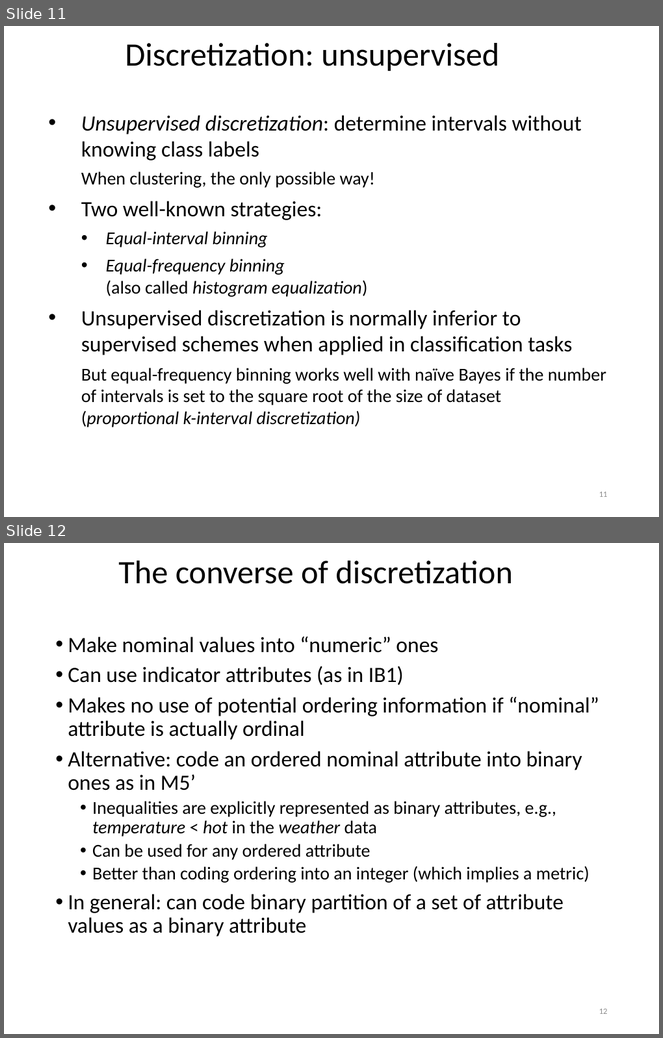
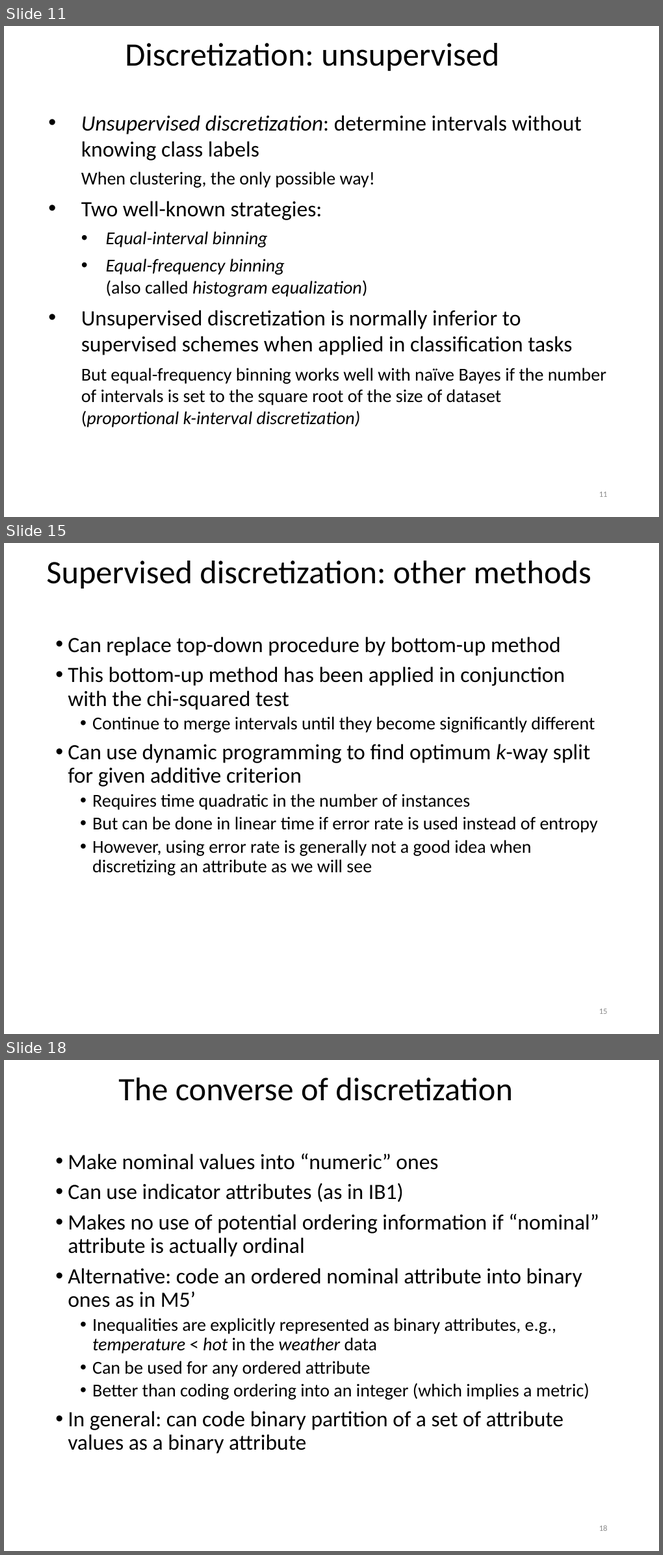
Before and after one commit to khaledmrasheed/khaledmrasheed.github.io, a slide deck: DMcourse/Chapter8.pptx. Shown one above the other, each under a label of ours: slides 11 and 12 before the commit, slides 11, 15 and 18 after it; the slides between them are not shown. The pictures are 663x1038 and 663x1555 pixels, drawn with LibreOffice and Linux fonts; fonts in the diff are those of the drawing. Boxes give left, top, right and bottom in pixels: in the first picture for what was removed or moved away, otherwise in the second. Text is boxed around its words. In the diff, an @@ line names an element or a change of style, - is before the commit and + after.

```diff
--- a/DMcourse/Chapter8.pptx
+++ b/DMcourse/Chapter8.pptx
@@ slide 15 added at <box>4,543,659,1034</box>, background #FFFFFF @@
@@ title added at <box>46,561,592,589</box>, 36 pt, text #000000 @@
+Supervised discretization: other methods
@@ text added at <box>68,637,598,876</box>, 20 pt, text #000000 @@
+• Can replace top-down procedure by bottom-up method
+• This bottom-up method has been applied in conjunction with the chi-squared test
+  • Continue to merge intervals until they become significantly different
+• Can use dynamic programming to find optimum k-way split for given additive criterion
+  • Requires time quadratic in the number of instances
+  • But can be done in linear time if error rate is used instead of entropy
+  • However, using error rate is generally not a good idea when discretizing an attribute as we will see
@@ page number added at <box>599,1009,608,1014</box>, 9 pt, text #8C8C8C @@
+15
@@ what was slide 12 is now slide 18 @@
@@ page number at <box>599,1525,608,1531</box>: text changed @@
-12
+18
```
Also in this commit, not shown: 1 slide changed, 5 other slides added.
